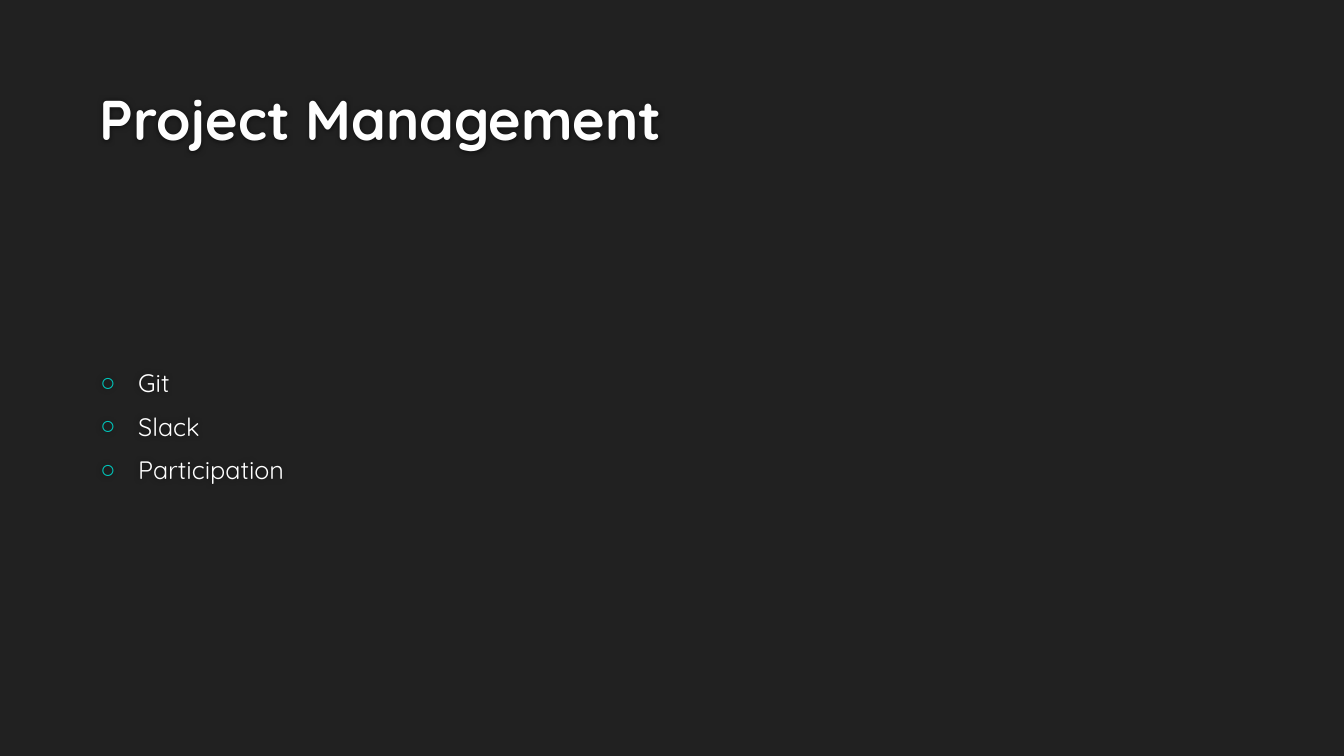
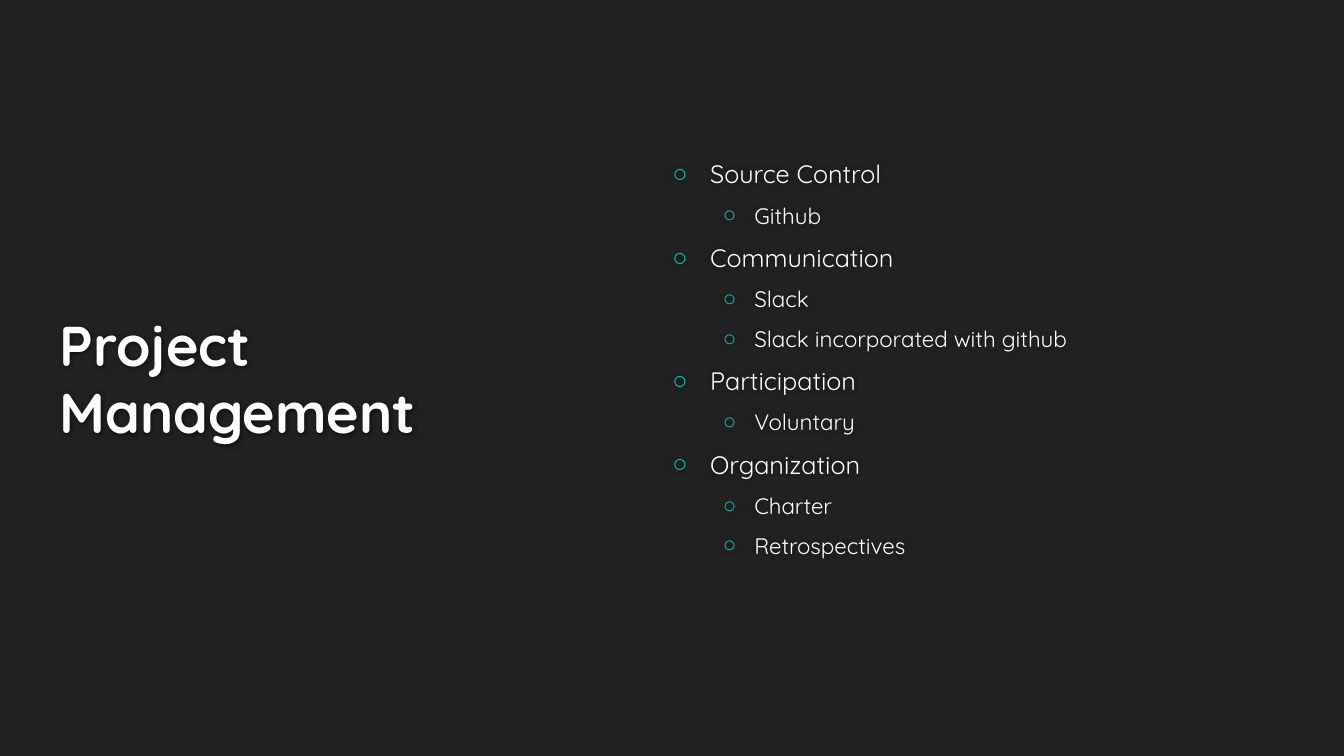
Before and after one commit to Fastwatch/FastWatch361, a slide deck: slide 3 of Artifacts/Presentation/Fastwatch.pptx. Drawn at 1344x756 pixels with LibreOffice and Linux fonts; fonts in the diff are those of the drawing; background and template pictures are left out. Boxes give left, top, right and bottom in pixels: in the first picture for what was removed or moved away, otherwise in the second. Text is boxed around its words. In the diff, an @@ line names an element or a change of style, - is before the commit and + after.

```diff
--- a/Artifacts/Presentation/Fastwatch.pptx
+++ b/Artifacts/Presentation/Fastwatch.pptx
@@ text added at [710,164,1067,559], 16 pt, text #FFFFFF @@
+○ Source Control
+  ○ Github
+○ Communication
+  ○ Slack
+  ○ Slack incorporated with github
+○ Participation
+  ○ Voluntary
+○ Organization
+  ○ Charter
+  ○ Retrospectives
@@ title "Project Management": place and size @@
-title "Project Management" at [99,99,662,151]
+title "Project Management" at [60,325,416,444]
@@ title "Project Management" at [60,325,416,444]: vertical alignment bottom to middle @@
@@ text removed at [138,374,284,484] @@
-○ Git
-○ Slack
-○ Participation
```
Also in this commit, not shown: 5 other slides changed, 8 other files.
